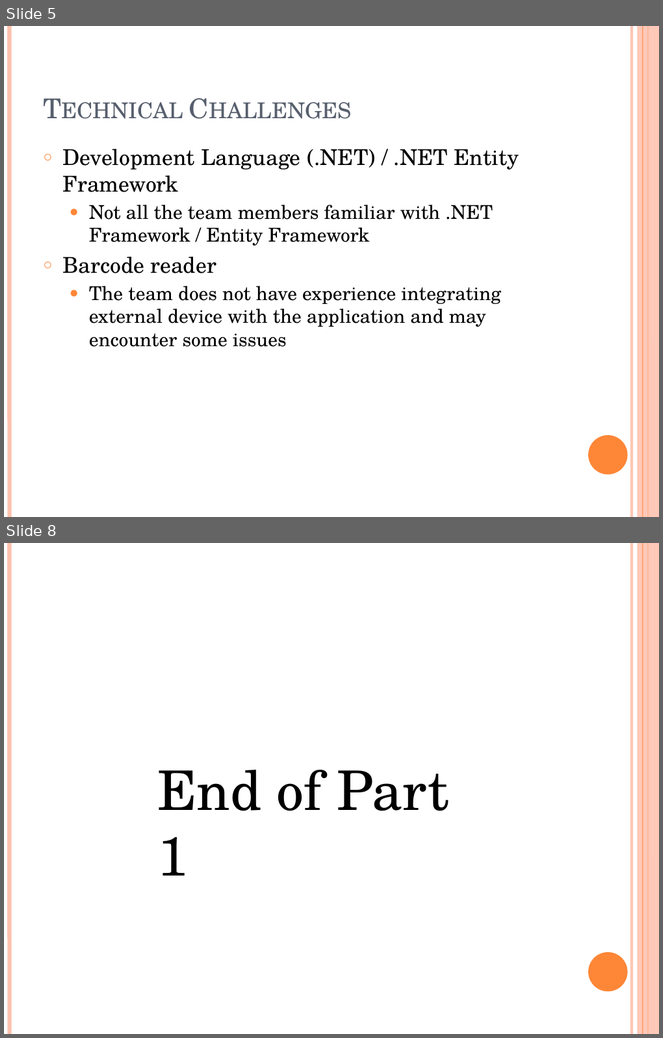
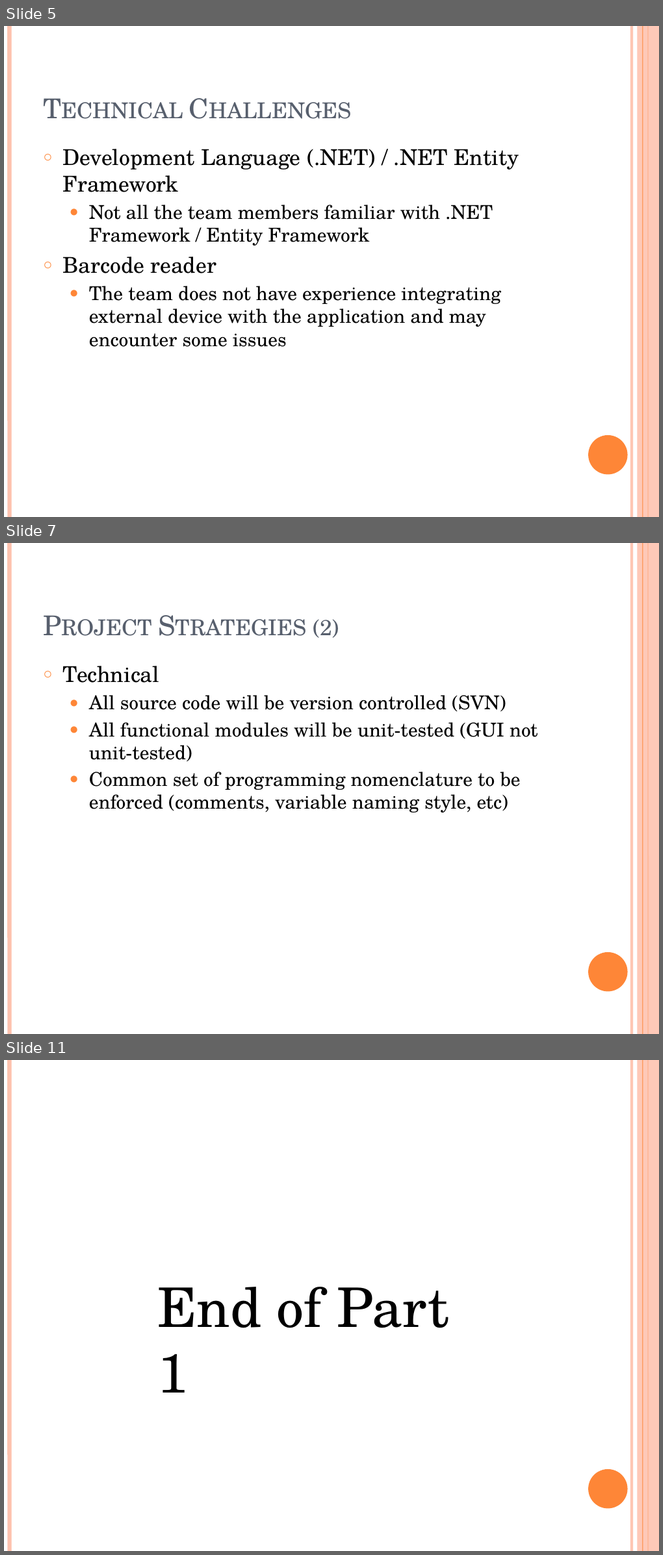
Before and after one commit to rankorth/cylinders-orders-management-system, a slide deck: Documentation/Management/Communications/Internal Correspondence/MTech Presentation [09 Apr 2011] (Alvin).pptx. Shown one above the other, each under a label of ours: slides 5 and 8 before the commit, slides 5, 7 and 11 after it; the slides between them are not shown. The pictures are 663x1038 and 663x1555 pixels, drawn with LibreOffice and Linux fonts; fonts in the diff are those of the drawing. Boxes give left, top, right and bottom in pixels: in the first picture for what was removed or moved away, otherwise in the second. Text is boxed around its words. In the diff, an @@ line names an element or a change of style, - is before the commit and + after.

```diff
--- a/Documentation/Management/Communications/Internal Correspondence/MTech Presentation [09 Apr 2011] (Alvin).pptx
+++ b/Documentation/Management/Communications/Internal Correspondence/MTech Presentation [09 Apr 2011] (Alvin).pptx
@@ slide 7 added at [4, 543, 659, 1034], background #FFFFFF; not listed: 6 template elements that a slide beside it also shows @@
@@ title added at [313, 619, 339, 638], 30 pt, text #575F6D, small capitals @@
+Project Strategies (2)
@@ text added at [63, 666, 538, 813], 21 pt, text #000000 @@
+○ Technical
+  ● All source code will be version controlled (SVN)
+  ● All functional modules will be unit-tested (GUI not unit-tested)
+  ● Common set of programming nomenclature to be enforced (comments, variable naming style, etc)
@@ what was slide 8 is now slide 11 @@
```
Also in this commit, not shown: 2 slides changed, 2 other slides added, 1 other file.
